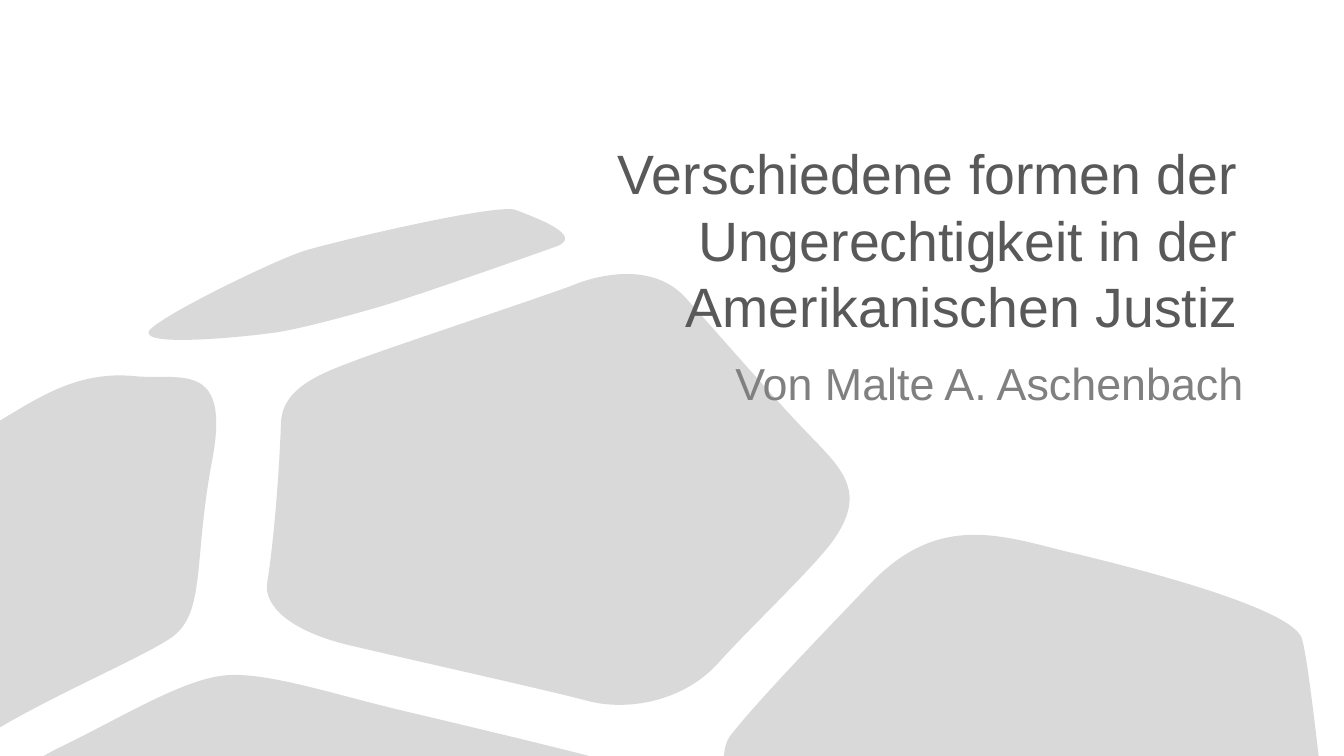
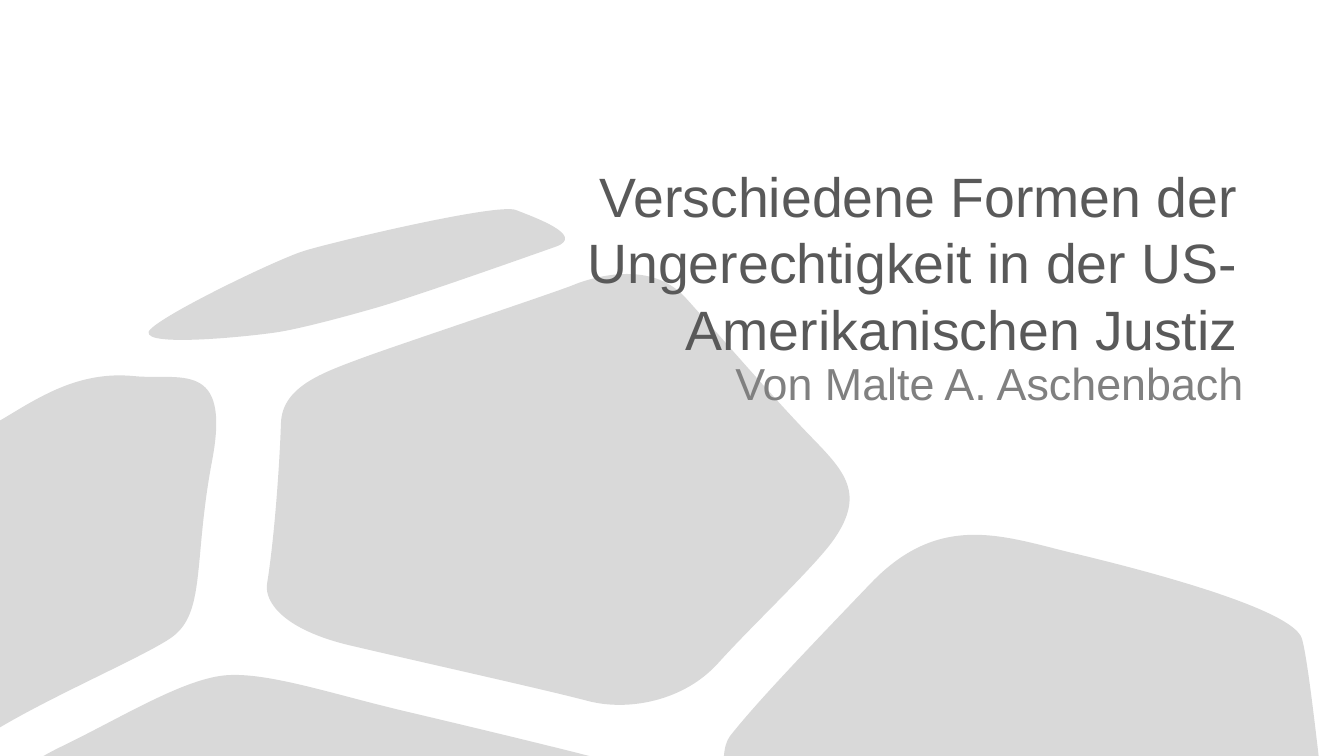
Before and after one commit to MAA28/Abi, a slide deck: slide 1 of Seminarfach/Präsentation.pptx. Drawn at 1344x756 pixels with LibreOffice and Linux fonts; fonts in the diff are those of the drawing. Boxes give left, top, right and bottom in pixels: in the first picture for what was removed or moved away, otherwise in the second. Text is boxed around its words. In the diff, an @@ line names an element or a change of style, - is before the commit and + after.

```diff
--- a/Seminarfach/Präsentation.pptx
+++ b/Seminarfach/Präsentation.pptx
@@ title at <box>587,177,1238,351</box>: text changed @@
-Verschiedene formen der Ungerechtigkeit in der Amerikanischen Justiz
+Verschiedene Formen der Ungerechtigkeit in der US-Amerikanischen Justiz
```
Also in this commit, not shown: 3 other slides changed, 5 slides added.
